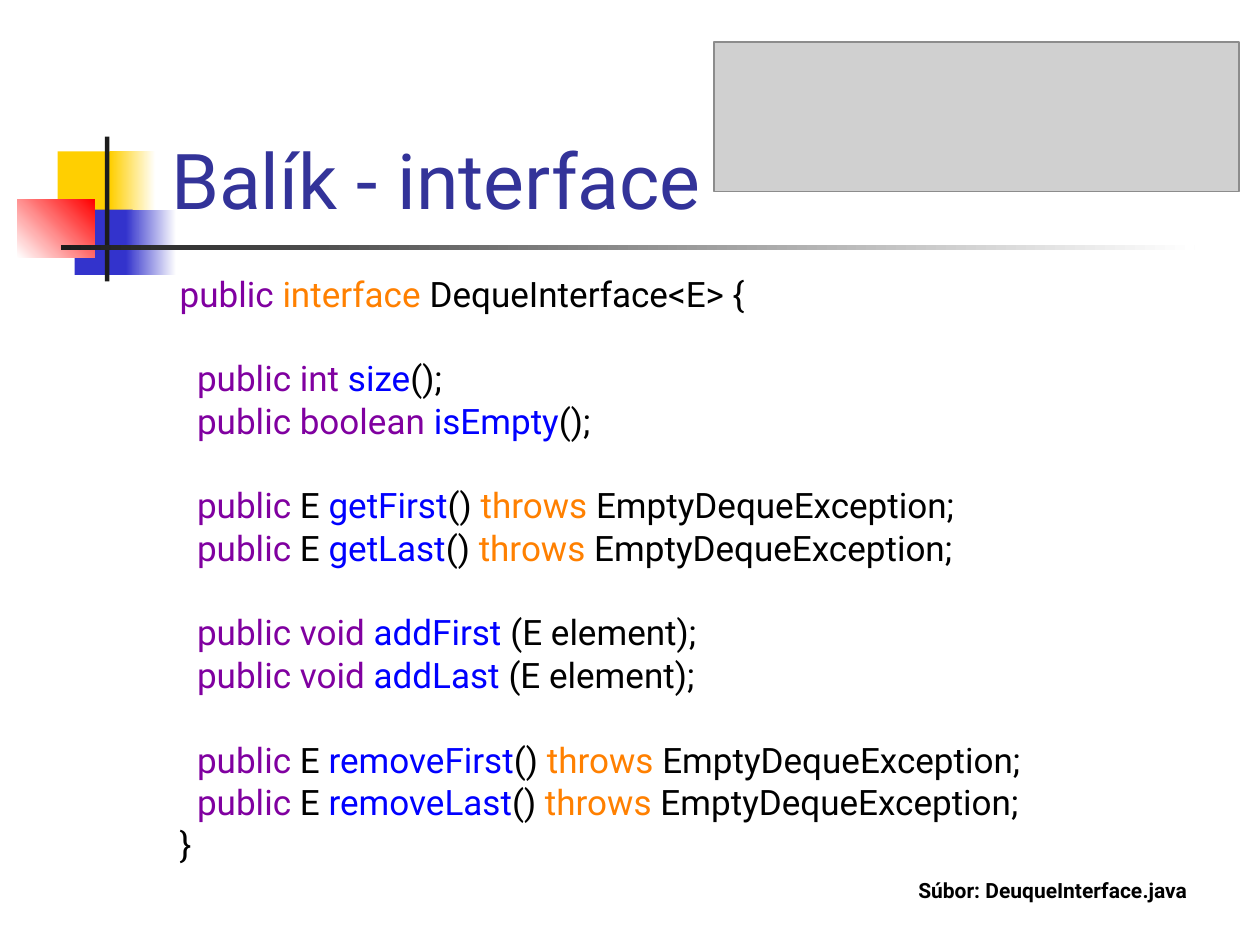
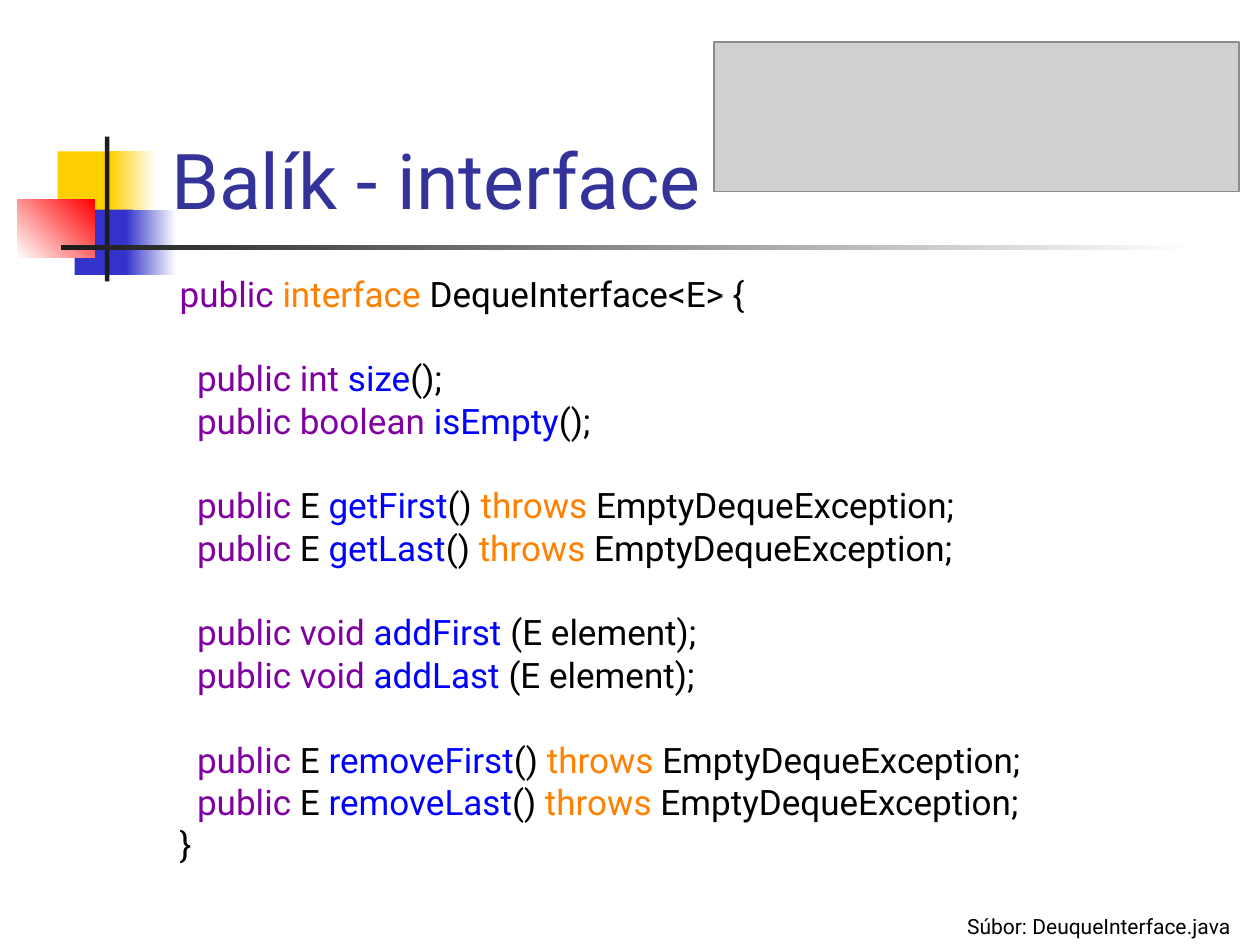
Before and after one commit to Programovanie4/Prednasky, a slide deck: slide 34 of 05/05_java.ppt (slide 28 before the commit). Drawn at 1260x945 pixels with LibreOffice and Linux fonts; fonts in the diff are those of the drawing; grey boxes stand for pictures. Boxes give left, top, right and bottom in pixels: in the first picture for what was removed or moved away, otherwise in the second. Text is boxed around its words. In the diff, an @@ line names an element or a change of style, - is before the commit and + after.

```diff
--- a/05/05_java.ppt
+++ b/05/05_java.ppt
@@ text "Súbor: DeuqueInterface.java": place and size @@
-text "Súbor: DeuqueInterface.java" at box(918, 882, 1186, 903)
+text "Súbor: DeuqueInterface.java" at box(967, 918, 1230, 939)
@@ text "Súbor: DeuqueInterface.java" at box(967, 918, 1230, 939): bold off @@
```
Also in this commit, not shown: 28 other slides changed, 6 slides added, 1 other file.
